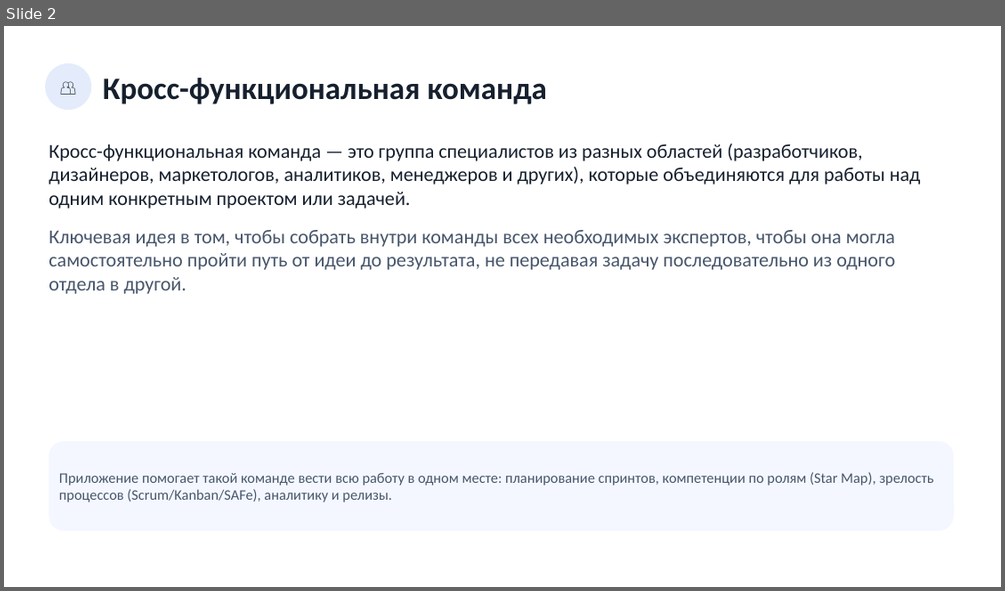
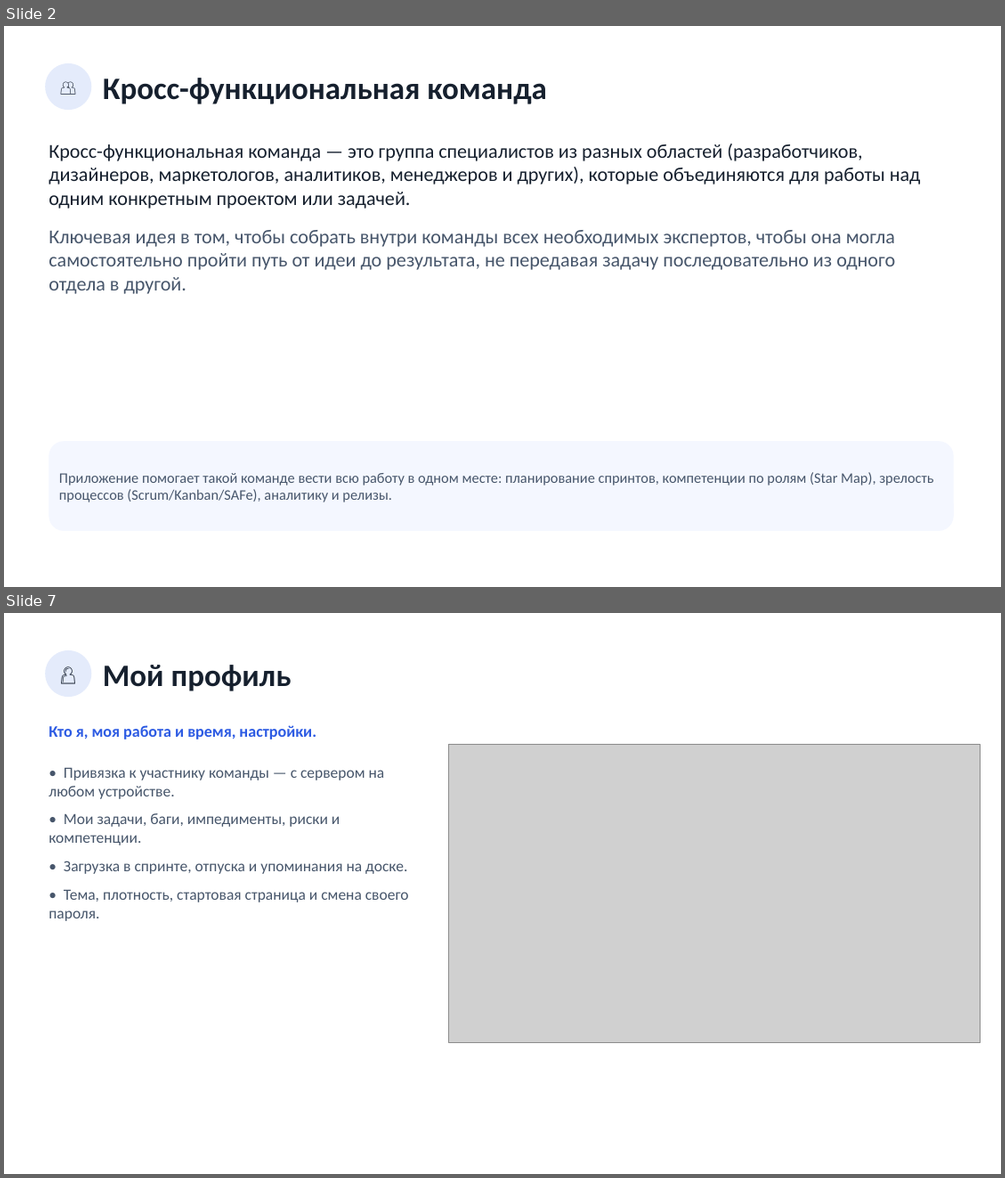
Before and after one commit to neoandrey1985/Planirovanie, a slide deck: frontend/docs/Презентация_приложения.pptx. Shown one above the other, each under a label of ours: slide 2 before the commit, slides 2 and 7 after it; the slides between them are not shown. The pictures are 1005x591 and 1005x1178 pixels, drawn with LibreOffice and Linux fonts; fonts in the diff are those of the drawing; grey boxes stand for pictures. Boxes give left, top, right and bottom in pixels: in the first picture for what was removed or moved away, otherwise in the second. Text is boxed around its words. In the diff, an @@ line names an element or a change of style, - is before the commit and + after.

```diff
--- a/frontend/docs/Презентация_приложения.pptx
+++ b/frontend/docs/Презентация_приложения.pptx
@@ slide 7 added at <box>4,613,1001,1174</box>, background #FFFFFF @@
@@ ellipse added at <box>45,650,91,697</box>, fill #E4EBFB, 18 pt, text #16202E @@
+👤
@@ text added at <box>103,665,291,691</box>, 30 pt, text #16202E, bold @@
+Мой профиль
@@ text added at <box>48,725,316,739</box>, 15.5 pt, text #2D5BE3, bold @@
+Кто я, моя работа и время, настройки.
@@ picture added at <box>449,744,979,1042</box> @@
@@ text added at <box>48,767,409,921</box>, 15 pt, text #47566B @@
+• Привязка к участнику команды — с сервером на любом устройстве.
+• Мои задачи, баги, импедименты, риски и компетенции.
+• Загрузка в спринте, отпуска и упоминания на доске.
+• Тема, плотность, стартовая страница и смена своего пароля.
```
Also in this commit, not shown: 26 other files.
